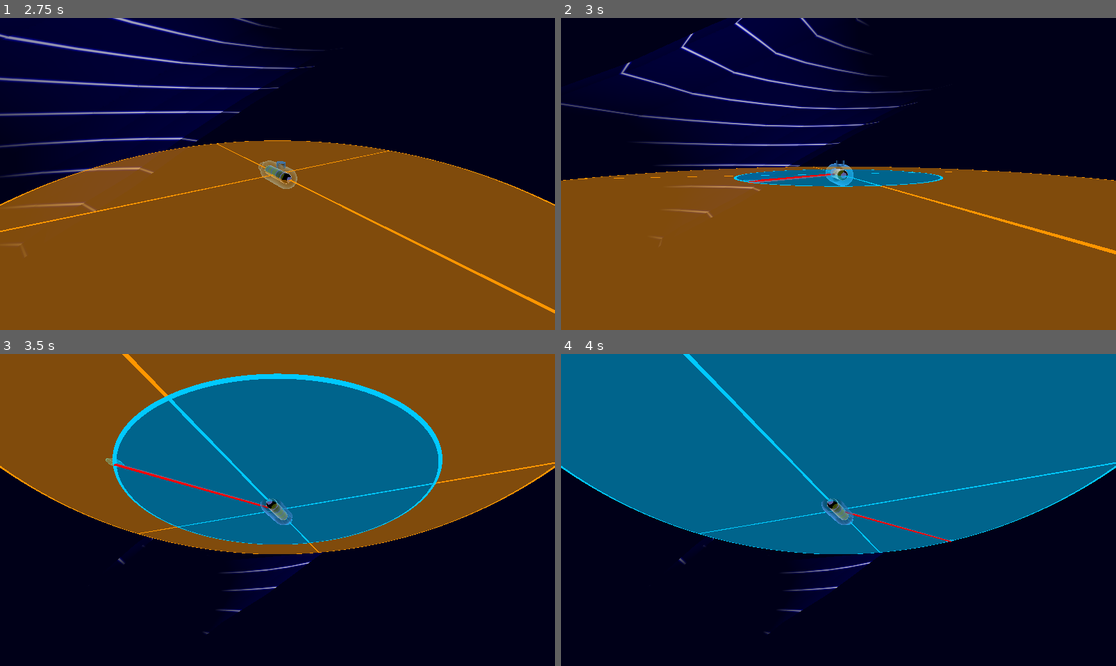
Above: before the commit, frames 1-4 (two rows, left to right).
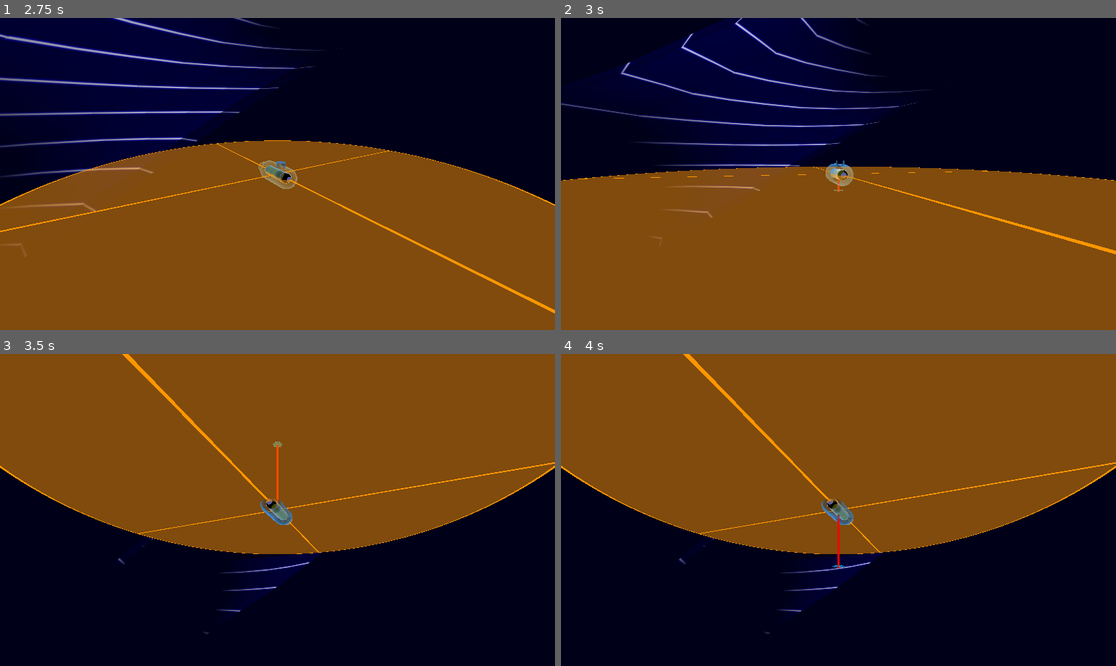
Above: after the commit, the same moments.

Repository: squirrelsoftcompany/LD57
Game: Godot game, scene res://Scenes/test_scene.tscn
The game is run twice, just before and just after one commit, with the same random seed, the same clock (stepped at 60 frames per second) and the same inputs.
Inputs (mouse positions are in pixels of both pictures, inside the frame that each line leads up to):
- Up to frame 1 (2.75 s): tap Enter at 0.5 s; move the mouse to (399, 158) at 0.52 s; hold Right (av_forward) 0.53-1.25 s; hold Shift (mi_switch) 0.53-1.25 s; click (399, 158) at 0.67 s; drag from (166, 189) to (249, 236) at 1.27 s; move the mouse to (333, 105) at 2.02 s; hold Right (av_forward) from 2.03 s (still down); hold M (mi_toggle) from 2.03 s (still down); click (333, 105) at 2.17 s; tap Shift (mi_switch) at 2.3 s
- Up to frame 2 (3 s): release Right (av_forward) at 2.75 s; release M (mi_toggle) at 2.75 s; tap Space at 2.75 s; drag from (810, 236) to (672, 127) at 2.77 s
- Up to frame 3 (3.5 s): no input
- Up to frame 4 (4 s): tap Enter at 3.5 s; move the mouse to (1005, 556) at 3.52 s; hold Left (av_back) from 3.53 s (still down); hold Shift (mi_switch) from 3.53 s (still down); click (1005, 556) at 3.67 s

Frame 1 is identical in both runs. In frame 2, 1.6% of the frame differs, in the area x 31-69%, y 48-56%; in frame 3, 25%; in frame 4, 55%, in the area x 0-100%, y 0-69%.

Commit message:
moving interaction switch between altitude and azimuth/distance is now a toggle

Diff:
--- a/Scripts/IngameUI/MovingInteraction.gd
+++ b/Scripts/IngameUI/MovingInteraction.gd
@@ -32,6 +32,7 @@
 	if visible:
 		_candidate_altitude = 0
 		_candidate_position = _candidate_azimuth_distance
+		_switched = false
 		_update_drawings()
 
 
@@ -57,12 +58,16 @@
 	_circleResult.get_surface_override_material(0).render_priority = render_priority
 
 
+var _switched := false
 func _unhandled_input(event: InputEvent) -> void:
-	if !visible:
-		return
+	if !visible: return
+
+	if event is InputEventKey:
+		if event.is_action_pressed("mi_switch"):
+			_switched = !_switched
 
 	if event is InputEventMouseMotion:
-		if Input.is_action_pressed("mi_switch"):
+		if _switched:
 			_compute_altitude(event.position)
 		else:
 			_compute_azimuth_distance(event.position)
